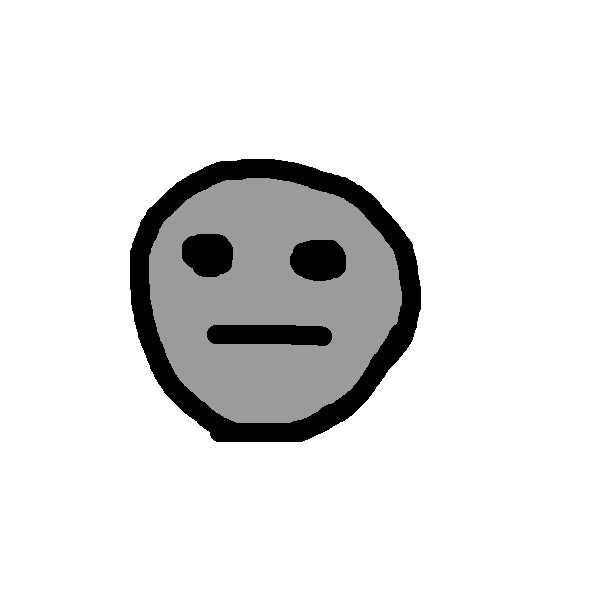
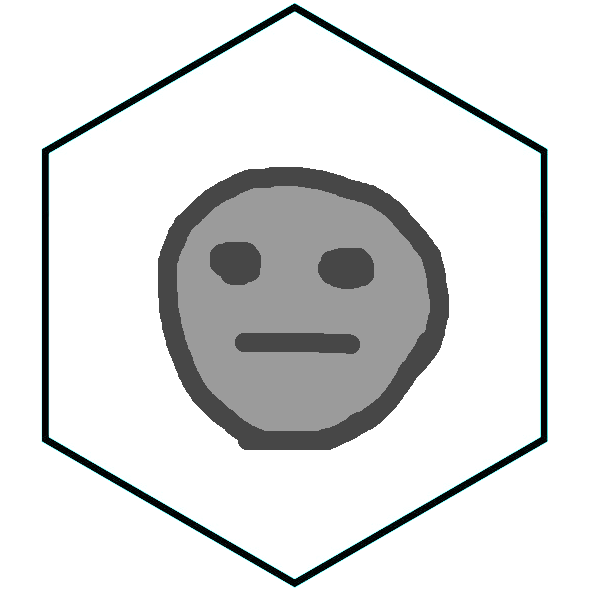
Two versions of the same layered image (590x590). Layer-by-layer changes:
removed layer "Layer" over (130, 159, 421, 442)
added layer "Pasted Layer #2" above "Pasted Layer" over (158, 167, 449, 450)
added layer "Pasted Layer" over (41, 3, 548, 588)
